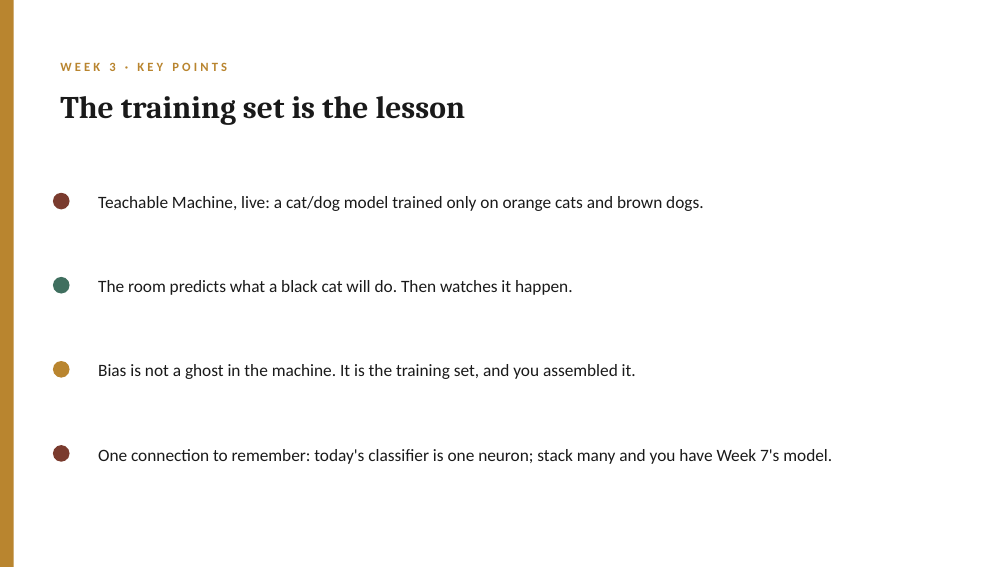
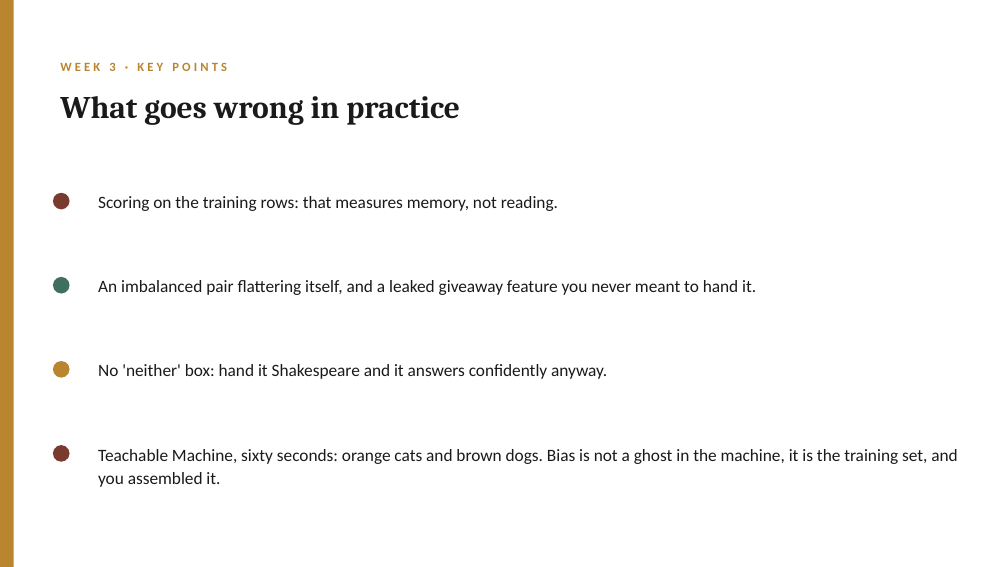
Before and after one commit to lucianli123/culture-as-data-2026, a slide deck: slide 6 of slides/pptx/week-03.pptx. Drawn at 1008x567 pixels with LibreOffice and Linux fonts; fonts in the diff are those of the drawing. Boxes give left, top, right and bottom in pixels: in the first picture for what was removed or moved away, otherwise in the second. Text is boxed around its words. In the diff, an @@ line names an element or a change of style, - is before the commit and + after.

```diff
--- a/slides/pptx/week-03.pptx
+++ b/slides/pptx/week-03.pptx
@@ text at [60, 96, 460, 125]: text changed @@
-The training set is the lesson
+What goes wrong in practice
@@ text at [98, 196, 558, 211]: text changed @@
-Teachable Machine, live: a cat/dog model trained only on orange cats and brown dogs.
+Scoring on the training rows: that measures memory, not reading.
@@ text at [98, 280, 756, 295]: text changed @@
-The room predicts what a black cat will do. Then watches it happen.
+An imbalanced pair flattering itself, and a leaked giveaway feature you never meant to hand it.
@@ text at [98, 364, 607, 379]: text changed @@
-Bias is not a ghost in the machine. It is the training set, and you assembled it.
+No 'neither' box: hand it Shakespeare and it answers confidently anyway.
@@ text at [98, 449, 957, 487]: text changed @@
-One connection to remember: today's classifier is one neuron; stack many and you have Week 7's model.
+Teachable Machine, sixty seconds: orange cats and brown dogs. Bias is not a ghost in the machine, it is the training set, and you assembled it.
```
Also in this commit, not shown: 8 other slides changed, 2 slides added, 1 slide removed, 14 other files.
